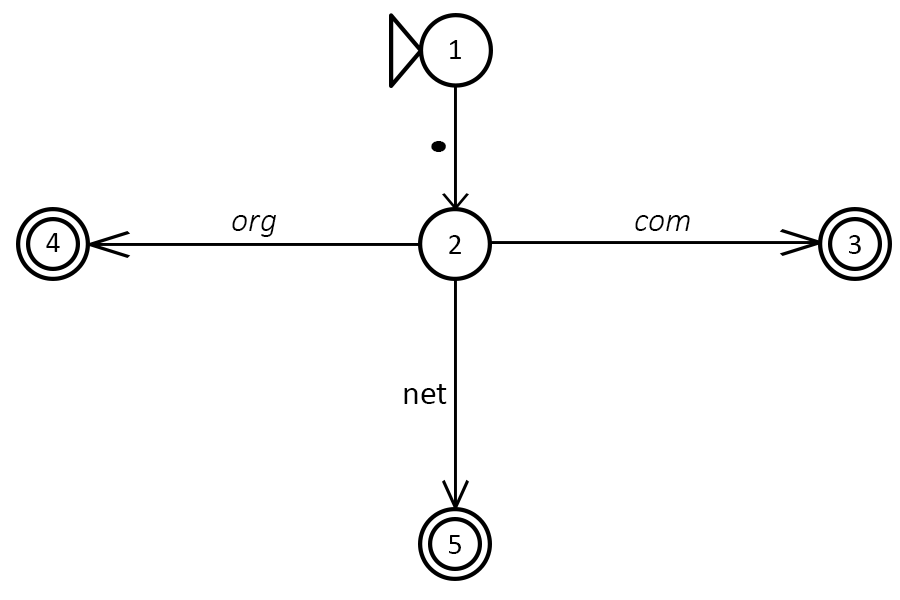
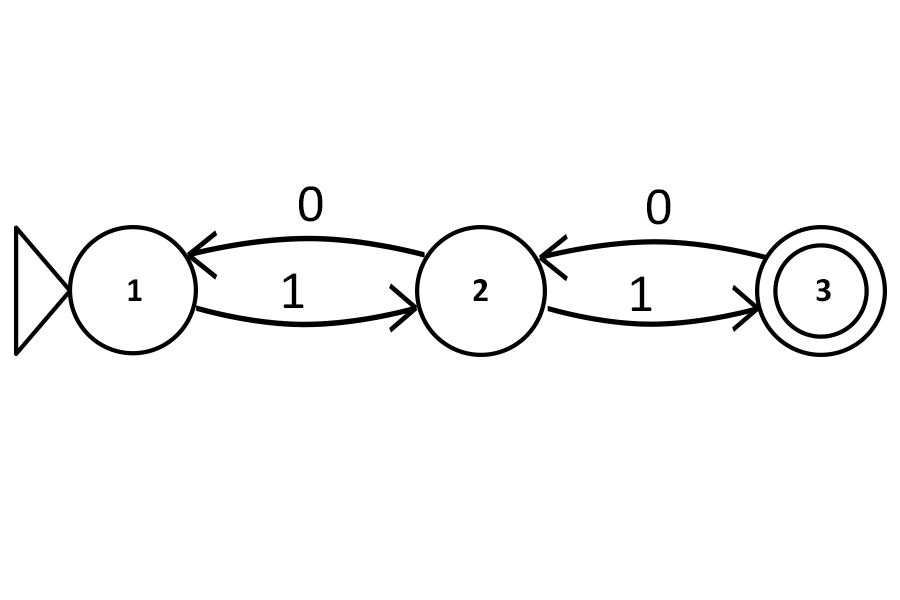
The second 900 × 600 image is a revision of the first. Changes to its layers:
added group "auto11" with 21 layers above "auto10" over box(16, 154, 885, 355)
added layer "Shape 2 copy 48" (1st of 2, in "auto11") in group "auto11" over box(539, 234, 766, 281)
added layer "Shape 2 copy 48" (2nd of 2, in "auto11") in group "auto11" over box(547, 285, 759, 332)
added layer "1 copy 3" in group "auto11" over box(631, 276, 652, 311)
added layer "0 copy" in group "auto11" over box(647, 189, 671, 225)
added layer "Shape 2 copy 27" (1st of 2, in "auto11") in group "auto11" over box(187, 230, 425, 280)
added layer "Shape 2 copy 26" (1st of 2, in "auto11") in group "auto11" over box(196, 283, 418, 333)
added layer "Ellipse 1 copy 24" (1st of 3, in "auto11") in group "auto11" over box(757, 227, 885, 355)
added layer "Ellipse 1 copy 23" (1st of 3, in "auto11") in group "auto11" over box(417, 227, 545, 355)
added layer "1" (1st of 20, in "auto11") in group "auto11" over box(283, 273, 304, 308)
added layer "0" (1st of 12, in "auto11") in group "auto11" over box(299, 186, 323, 222)
added layer "3" (1st of 11, in "auto11") in group "auto11" over box(816, 279, 831, 302)
added layer "2" (1st of 11, in "auto11") in group "auto11" over box(473, 279, 488, 301)
added layer "1" (3rd of 20, in "auto11") in group "auto11" over box(128, 279, 142, 301)
added layer "Ellipse 1 copy 22" (1st of 3, in "auto11") in group "auto11" over box(16, 227, 196, 354)
hid group "auto10" (18 layers) over box(18, 15, 890, 579)
painted on "Ellipse 1 copy 42" over box(423, 515, 486, 574)
painted on "Ellipse 1 copy 41" over box(21, 215, 84, 274)
painted on "Ellipse 1 copy 40" over box(825, 217, 886, 270)
painted on "Shape 2 copy 45" over box(450, 493, 453, 499)
painted on "Ellipse 1 copy 38" over box(434, 18, 469, 82)
